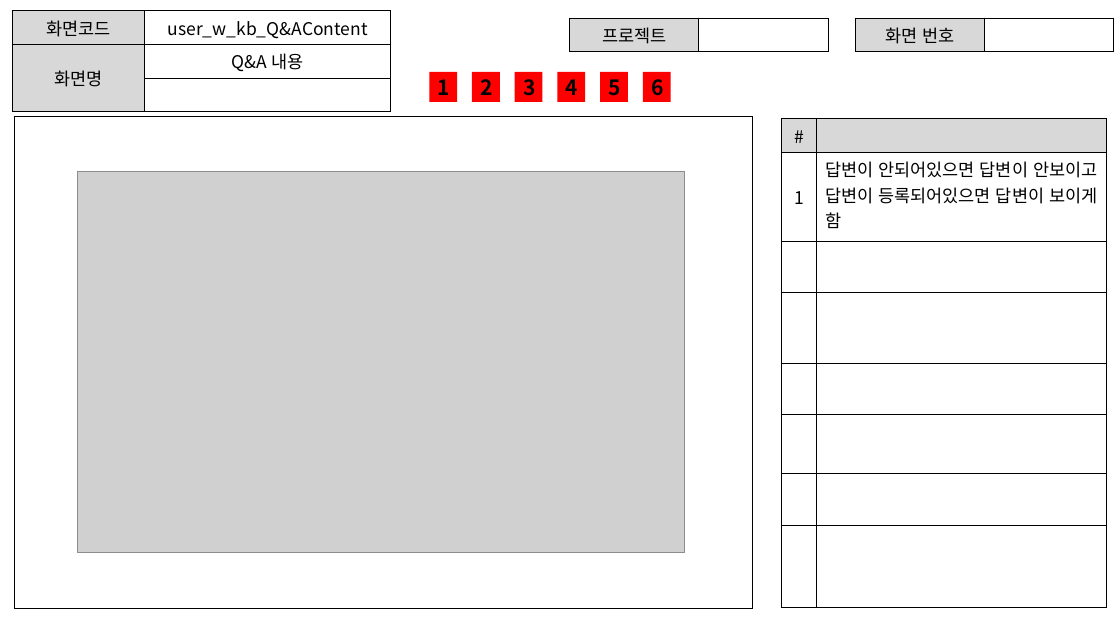
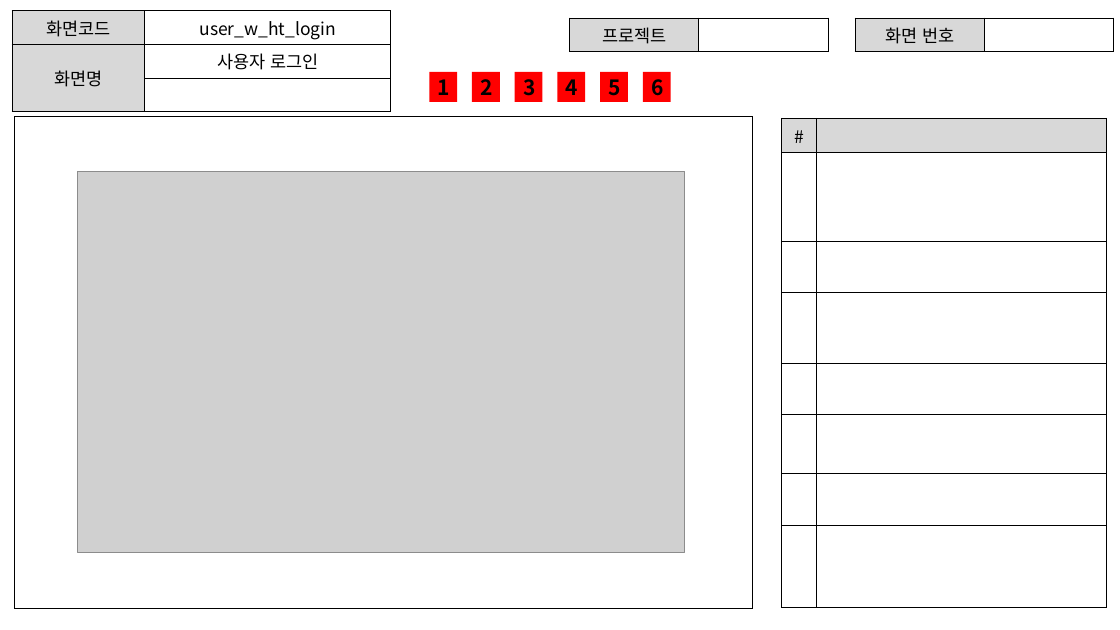
Before and after one commit to ezenteam2/EzenCrowdFunding, a slide deck: slide 7 of project03 화면설계서/project03 - 화면 설계서 - 기범.pptx (slide 9 before the commit). Drawn at 1120x630 pixels with LibreOffice and Linux fonts; fonts in the diff are those of the drawing; grey boxes stand for pictures. Boxes give left, top, right and bottom in pixels: in the first picture for what was removed or moved away, otherwise in the second. Text is boxed around its words. In the diff, an @@ line names an element or a change of style, - is before the commit and + after.

```diff
--- a/project03 화면설계서/project03 - 화면 설계서 - 기범.pptx
+++ b/project03 화면설계서/project03 - 화면 설계서 - 기범.pptx
@@ table at [12, 11, 391, 99] @@
-row 1, column 2: user_w_kb_Q&AContent
+row 1, column 2: user_w_ht_login
-row 2, column 2: Q&A 내용
+row 2, column 2: 사용자 로그인
@@ table at [782, 118, 1107, 607] @@
-row 2: 1 | 답변이 안되어있으면 답변이 안보이고 답변이 등록되어있으면 답변이 보이게 함
+row 8:  | 
```
Also in this commit, not shown: 7 other slides changed, 12 slides removed, 8 other files.
